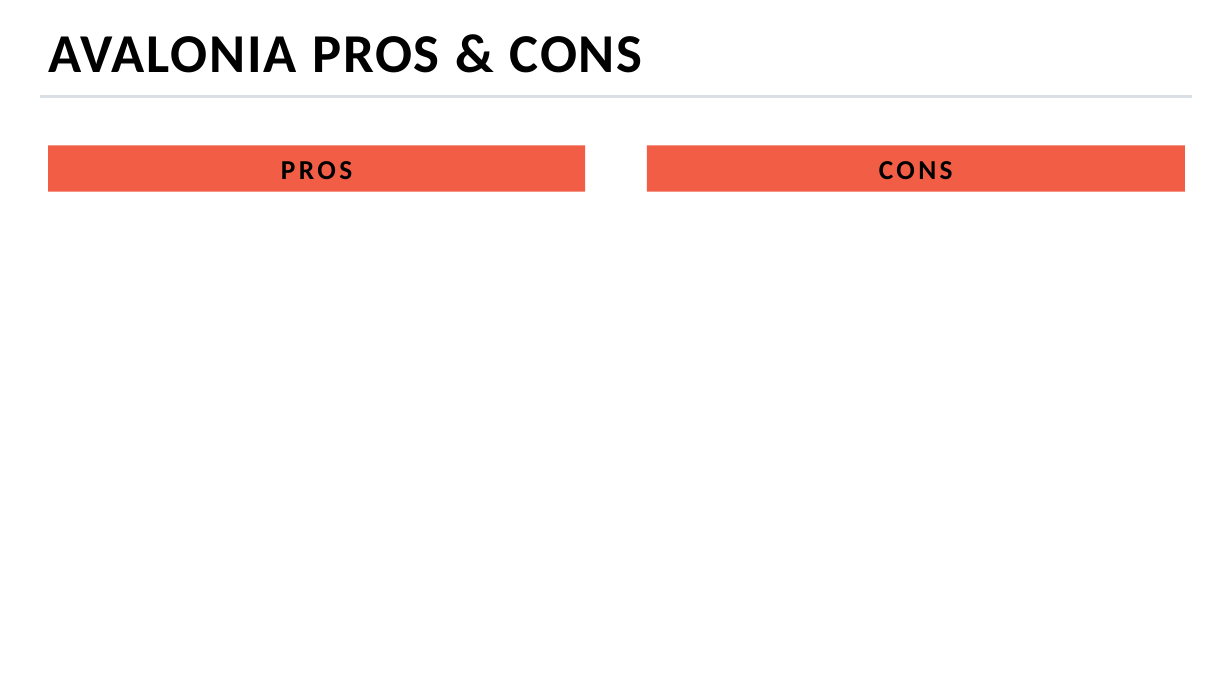
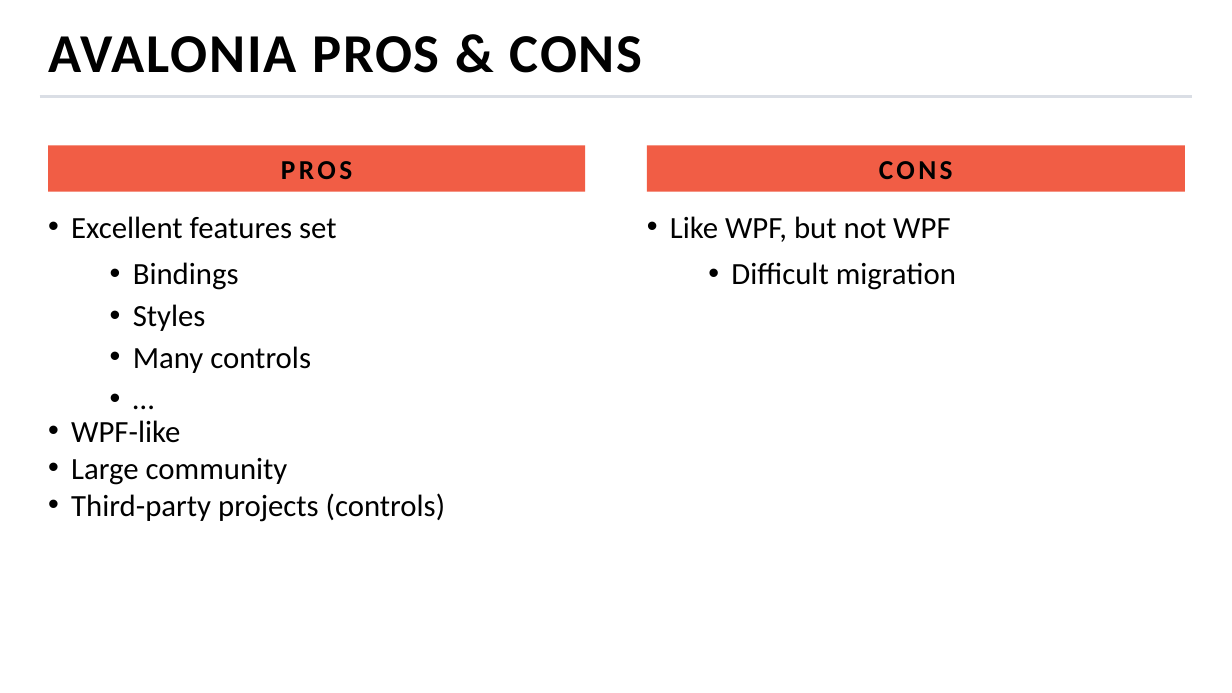
Before and after one commit to MihailRomanov/TechTalks_GUI_in_Net, a slide deck: slide 35 of presentation.pptx. Drawn at 1232x693 pixels with LibreOffice and Linux fonts; fonts in the diff are those of the drawing; background and template pictures are left out. Boxes give left, top, right and bottom in pixels: in the first picture for what was removed or moved away, otherwise in the second. Text is boxed around its words. In the diff, an @@ line names an element or a change of style, - is before the commit and + after.

```diff
--- a/presentation.pptx
+++ b/presentation.pptx
@@ text added at (71,216,445,522), 18 pt, text #000000 @@
+• Excellent features set
+  • Bindings
+  • Styles
+  • Many controls
+  • …
+• WPF-like
+• Large community
+• Third-party projects (controls)
@@ text added at (670,216,956,290), 18 pt, text #000000 @@
+• Like WPF, but not WPF
+  • Difficult migration
```
Also in this commit, not shown: 6 other slides changed, 4 slides added, 2 slides removed.
